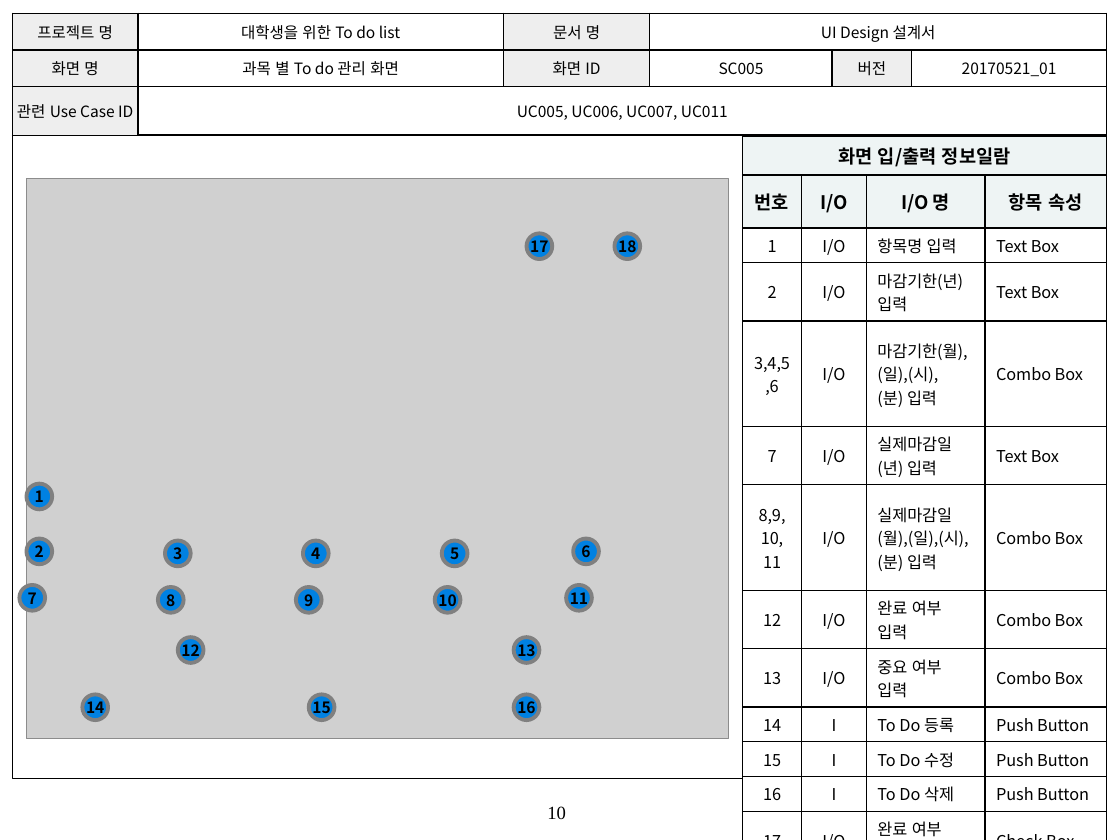
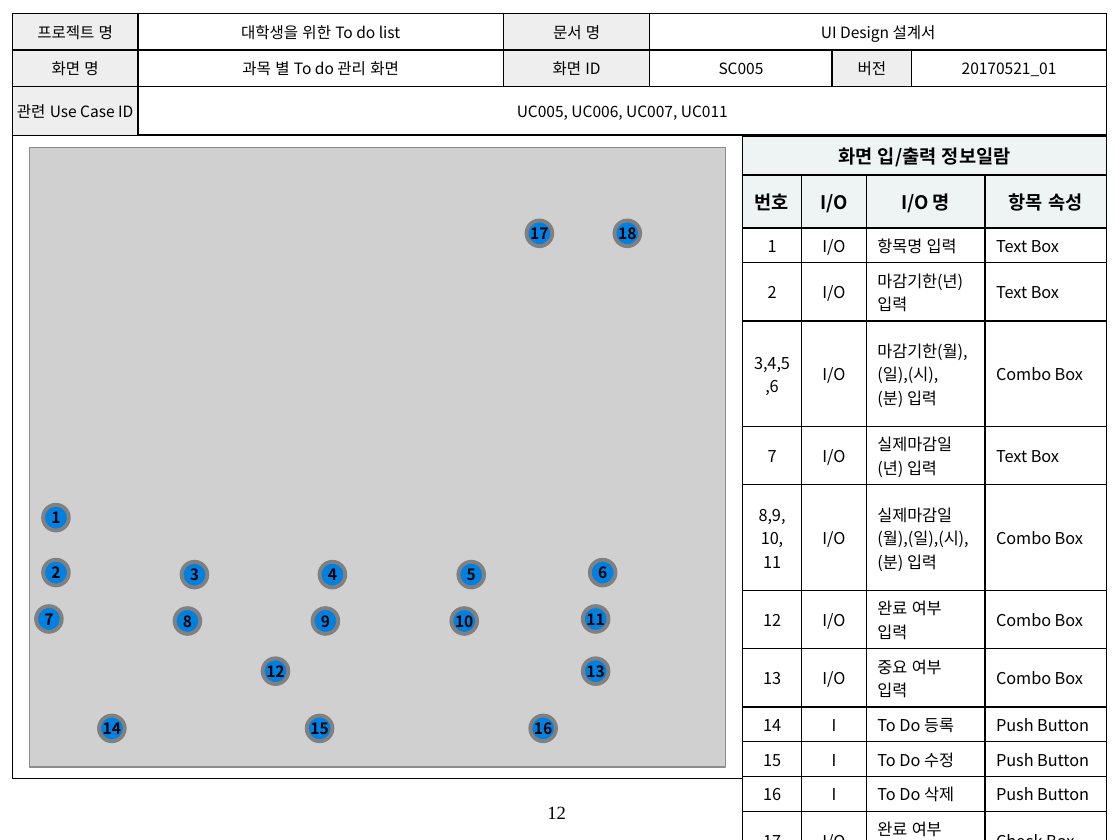
Before and after one commit to SE-admin/SE2017_4_tuna, a slide deck: slide 12 of doc/3_ 설계서/UI Design 설계서.pptx (slide 10 before the commit). Drawn at 1120x840 pixels with LibreOffice and Linux fonts; fonts in the diff are those of the drawing; grey boxes stand for pictures; background and template pictures are left out. Boxes give left, top, right and bottom in pixels: in the first picture for what was removed or moved away, otherwise in the second. Text is boxed around its words. In the diff, an @@ line names an element or a change of style, - is before the commit and + after.

```diff
--- a/doc/3_ 설계서/UI Design 설계서.pptx
+++ b/doc/3_ 설계서/UI Design 설계서.pptx
@@ picture: place and size @@
-picture at bbox=[27, 178, 729, 739]
+picture at bbox=[30, 148, 726, 767]
@@ ellipse "17": place and size @@
-ellipse "17" at bbox=[526, 233, 552, 259]
+ellipse "17" at bbox=[526, 221, 552, 246]
@@ ellipse "18": place and size @@
-ellipse "18" at bbox=[615, 233, 641, 259]
+ellipse "18" at bbox=[615, 221, 641, 246]
@@ 13 ellipses: place and size @@
-13 ellipses at bbox=[19, 484, 599, 720]
+13 ellipses at bbox=[36, 505, 616, 741]
@@ ellipse "12": place and size @@
-ellipse "12" at bbox=[178, 637, 204, 663]
+ellipse "12" at bbox=[262, 659, 288, 684]
@@ ellipse "13": place and size @@
-ellipse "13" at bbox=[514, 637, 540, 663]
+ellipse "13" at bbox=[582, 659, 608, 684]
@@ ellipse "15": place and size @@
-ellipse "15" at bbox=[309, 694, 335, 720]
+ellipse "15" at bbox=[307, 716, 333, 741]
@@ page number at bbox=[547, 806, 566, 819]: text changed @@
-10
+12
```
Also in this commit, not shown: 12 other slides changed, 2 slides added.
